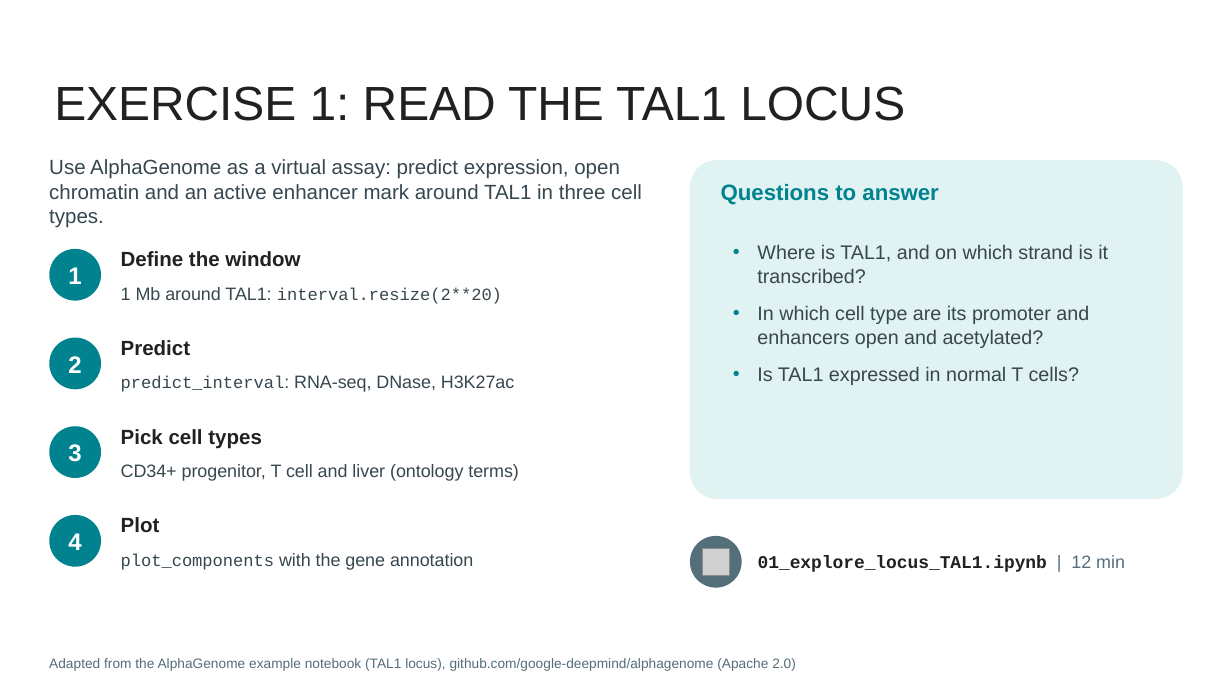
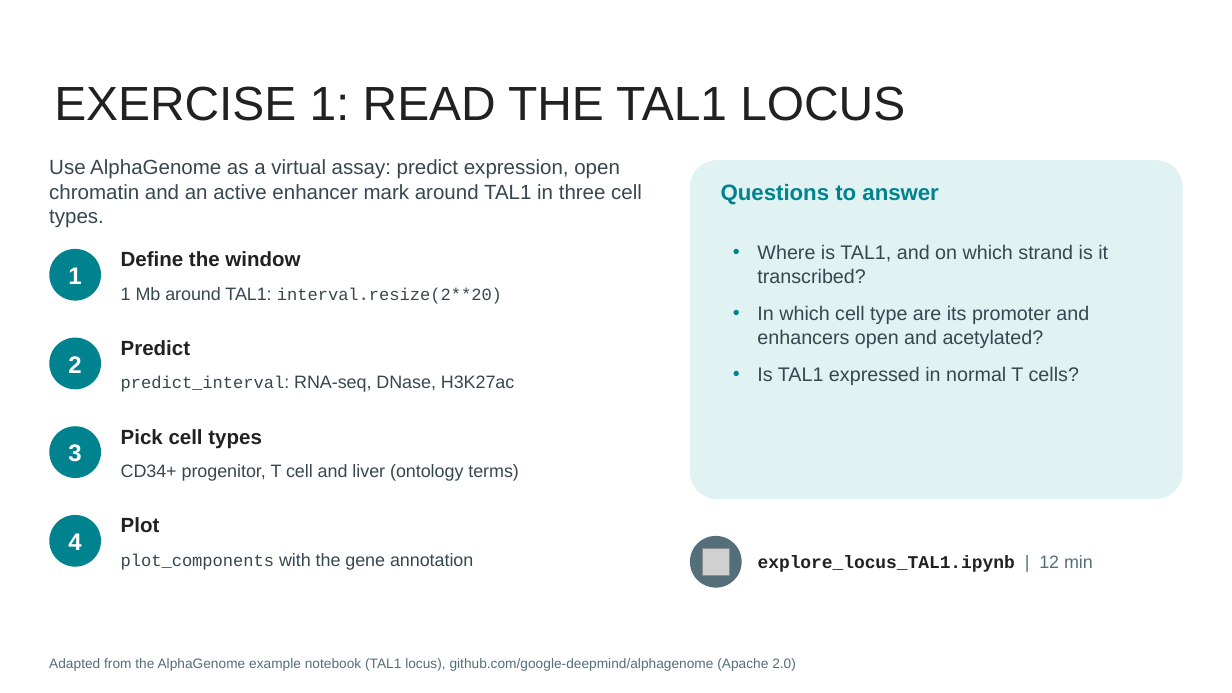
Before and after one commit to BigMindLab/Tutorial_IA_ISCB-LATAM_2026, a slide deck: slide 10 of slides/Workshop-ISCB_M02.pptx. Drawn at 1232x693 pixels with LibreOffice and Linux fonts; fonts in the diff are those of the drawing; grey boxes stand for pictures. Boxes give left, top, right and bottom in pixels: in the first picture for what was removed or moved away, otherwise in the second. Text is boxed around its words. In the diff, an @@ line names an element or a change of style, - is before the commit and + after.

```diff
--- a/slides/Workshop-ISCB_M02.pptx
+++ b/slides/Workshop-ISCB_M02.pptx
@@ text at (x1=758, y1=555, x2=1093, y2=572): text changed @@
-01_explore_locus_TAL1.ipynb | 12 min
+explore_locus_TAL1.ipynb | 12 min
```
Also in this commit, not shown: 1 other slide changed.
